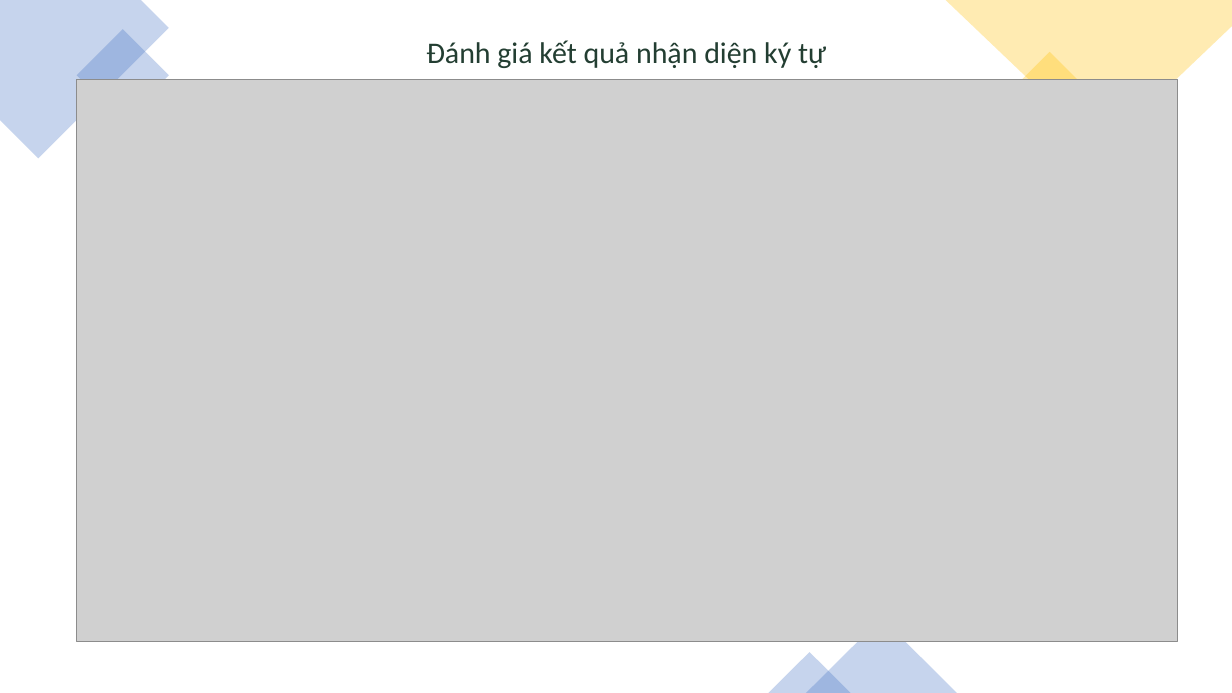
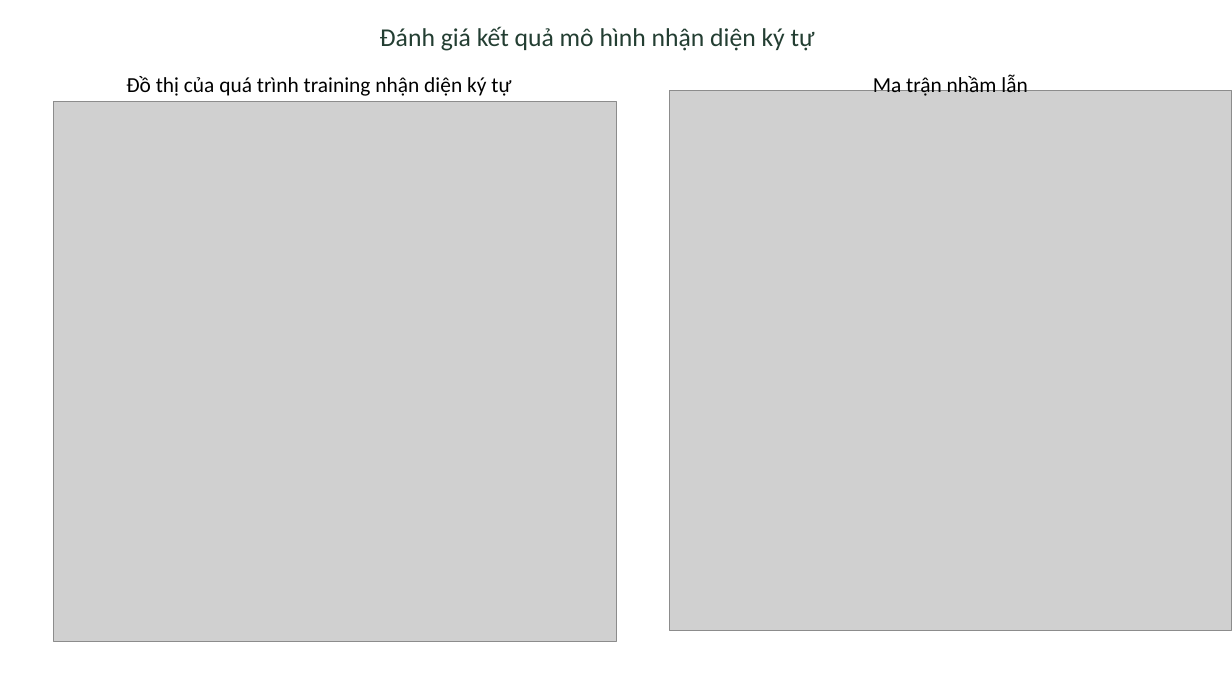
Before and after one commit to MinhTris21/ESP32CAM-FLASK, a slide deck: slide 12 of 21200363 - Nguyễn Minh Trí - THUYẾT TRÌNH.pptx (slide 9 before the commit). Drawn at 1232x693 pixels with LibreOffice and Linux fonts; fonts in the diff are those of the drawing; grey boxes stand for pictures. Boxes give left, top, right and bottom in pixels: in the first picture for what was removed or moved away, otherwise in the second. Text is boxed around its words. In the diff, an @@ line names an element or a change of style, - is before the commit and + after.

```diff
--- a/21200363 - Nguyễn Minh Trí - THUYẾT TRÌNH.pptx
+++ b/21200363 - Nguyễn Minh Trí - THUYẾT TRÌNH.pptx
@@ freeform shape removed at [0, 0, 169, 159] @@
@@ rectangle removed at [77, 29, 169, 121] @@
@@ text at [380, 26, 815, 51]: text changed; size 28 to 24 pt @@
-Đánh giá kết quả nhận diện ký tự
+Đánh giá kết quả mô hình nhận diện ký tự
@@ freeform shape removed at [946, 0, 1232, 149] @@
@@ rectangle removed at [1001, 52, 1099, 150] @@
@@ text added at [126, 76, 511, 96], 20 pt, text #000000 @@
+Đồ thị của quá trình training nhận diện ký tự
@@ text added at [873, 74, 1027, 96], 20 pt, text #000000 @@
+Ma trận nhầm lẫn
@@ picture: place and size @@
-picture at [76, 79, 1177, 641]
+picture at [54, 101, 616, 641]
@@ picture added at [669, 90, 1231, 630] @@
@@ triangle removed at [806, 618, 957, 693] @@
@@ triangle removed at [768, 652, 851, 693] @@
```
Also in this commit, not shown: 8 other slides changed, 5 slides added, 3 slides removed.
